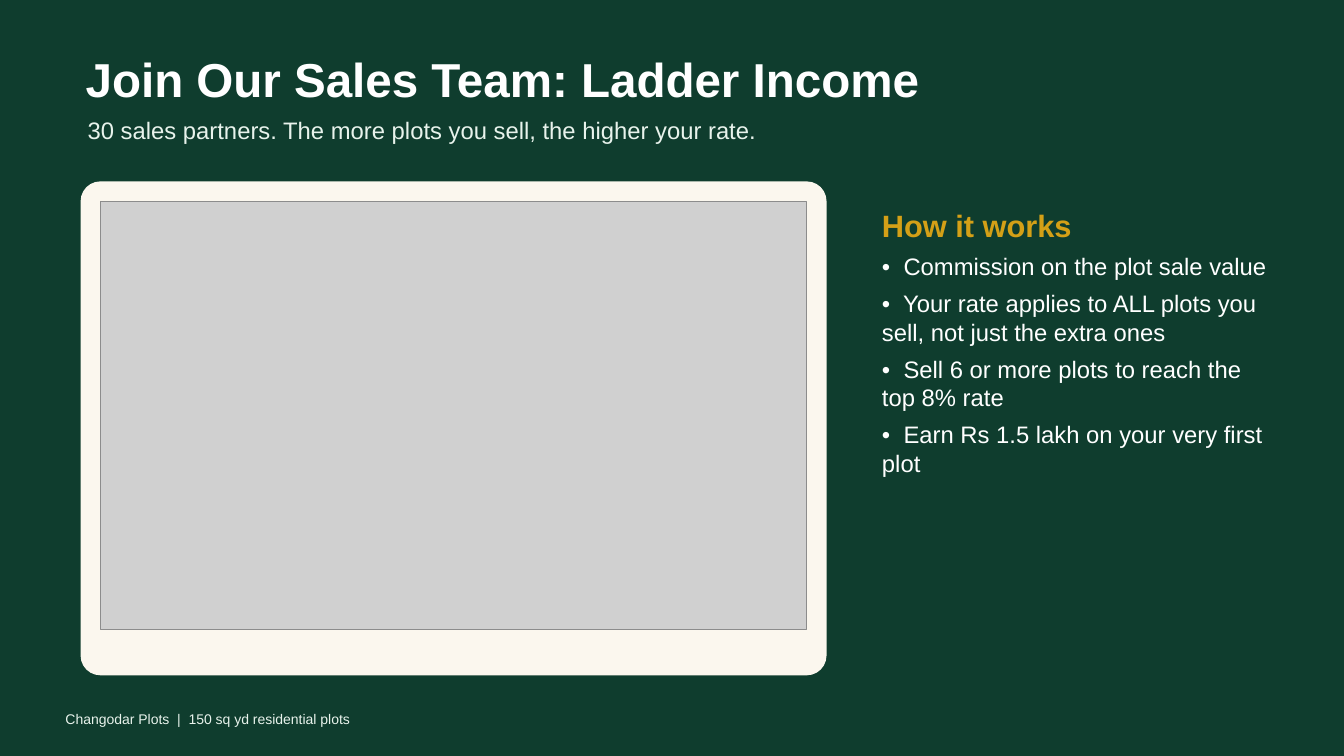
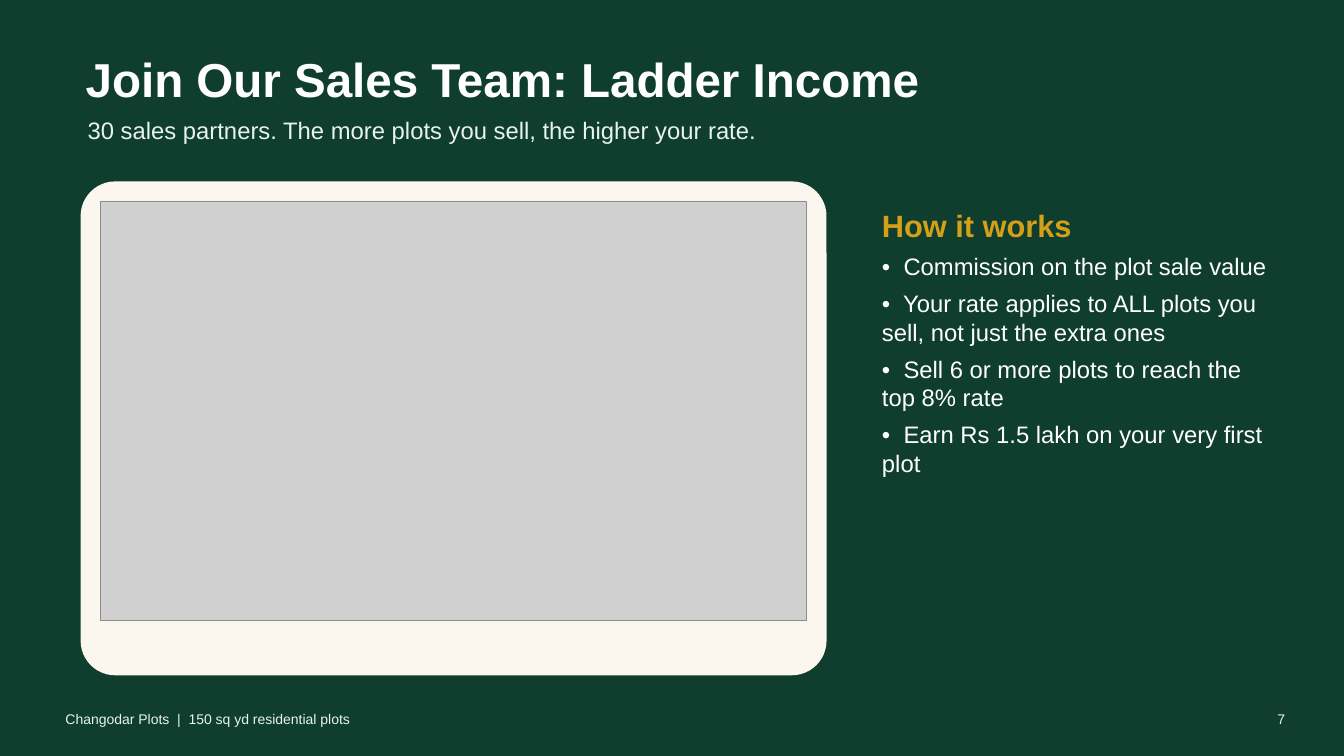
Before and after one commit to ashishhanda1/Changodar_plotting, a slide deck: slide 7 of output/Changodar_Plots_Marketing.pptx. Drawn at 1344x756 pixels with LibreOffice and Linux fonts; fonts in the diff are those of the drawing; grey boxes stand for pictures. Boxes give left, top, right and bottom in pixels: in the first picture for what was removed or moved away, otherwise in the second. Text is boxed around its words. In the diff, an @@ line names an element or a change of style, - is before the commit and + after.

```diff
--- a/output/Changodar_Plots_Marketing.pptx
+++ b/output/Changodar_Plots_Marketing.pptx
@@ rounded rectangle at (x1=81, y1=181, x2=827, y2=676): proportions changed @@
@@ picture resized from (x1=101, y1=202, x2=807, y2=630) to (x1=101, y1=202, x2=807, y2=621) @@
@@ text added at (x1=1277, y1=714, x2=1285, y2=724), 10 pt, text #E8F3EC @@
+7
```
Also in this commit, not shown: 9 other slides changed, 42 other files.
